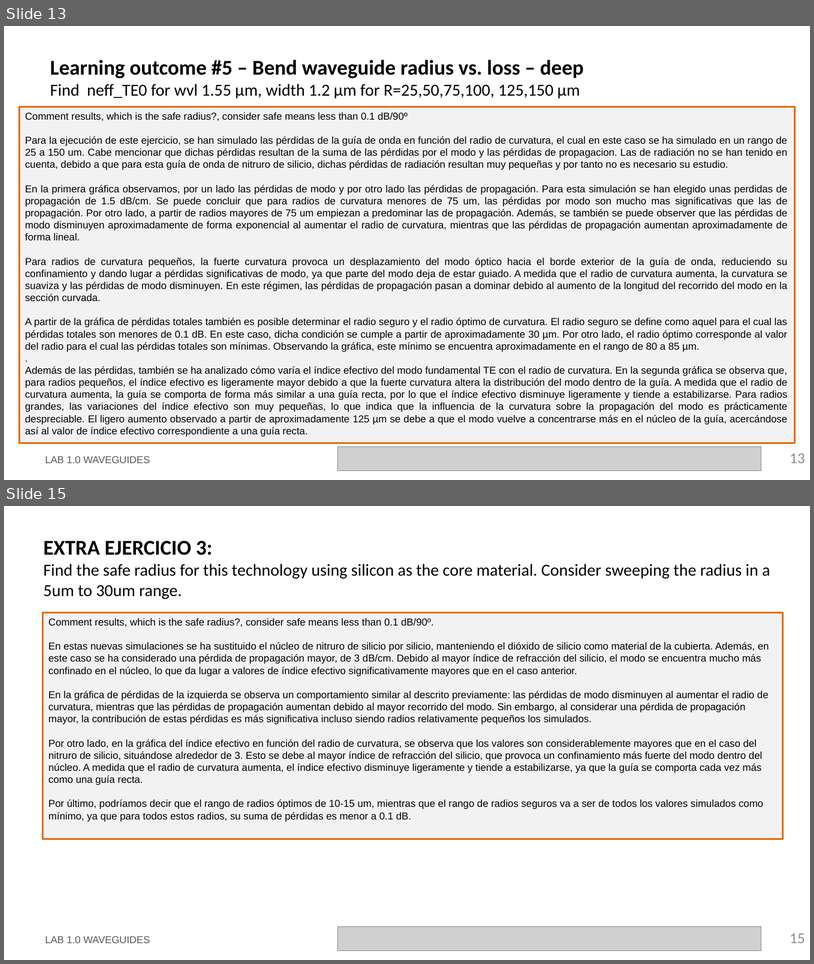
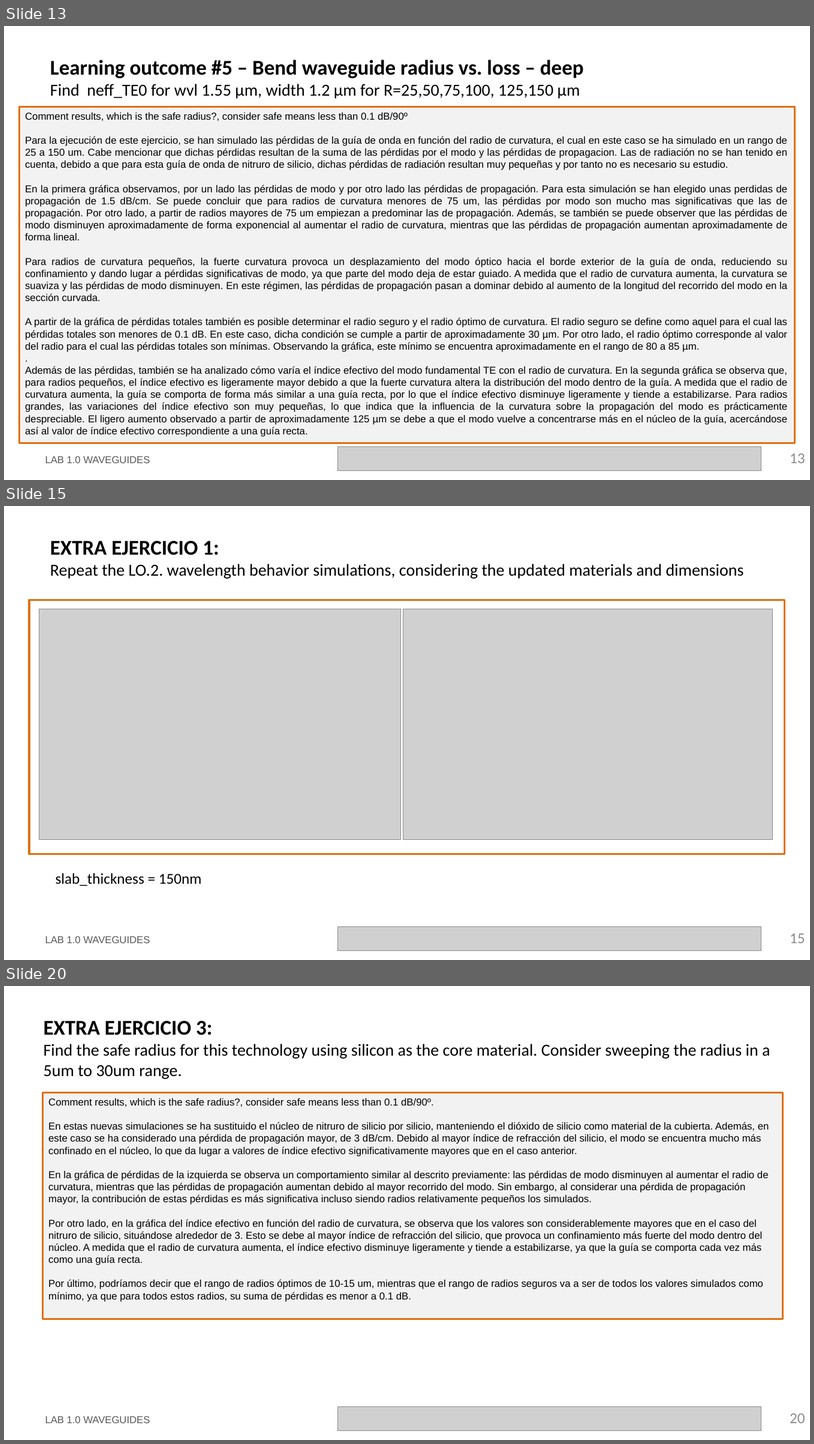
Before and after one commit to cccanvas-upv/cifoin-lab1, a slide deck: LabBook_10.pptx. Shown one above the other, each under a label of ours: slides 13 and 15 before the commit, slides 13, 15 and 20 after it; the slides between them are not shown. The pictures are 814x964 and 814x1444 pixels, drawn with LibreOffice and Linux fonts; fonts in the diff are those of the drawing; grey boxes stand for pictures; background and template pictures are left out. Boxes give left, top, right and bottom in pixels: in the first picture for what was removed or moved away, otherwise in the second. Text is boxed around its words. In the diff, an @@ line names an element or a change of style, - is before the commit and + after.

```diff
--- a/LabBook_10.pptx
+++ b/LabBook_10.pptx
@@ slide 15 added at (4, 506, 810, 960), background #FFFFFF @@
@@ title added at (50, 541, 744, 579), 20 pt, text #000000 @@
+EXTRA EJERCICIO 1:
+Repeat the LO.2. wavelength behavior simulations, considering the updated materials and dimensions
@@ rectangle added at (29, 600, 786, 854), outline #E0700D 2.25 pt @@
@@ picture added at (39, 609, 401, 840) @@
@@ picture added at (403, 609, 773, 840) @@
@@ text added at (56, 873, 202, 886), 18 pt, text #000000 @@
+slab_thickness = 150nm
@@ text added at (45, 936, 150, 943), 12 pt, text #585858 @@
+LAB 1.0 WAVEGUIDES
@@ picture added at (338, 927, 762, 951) @@
@@ page number added at (790, 933, 806, 943), 18 pt, text #8C8C8C @@
+15
@@ what was slide 15 is now slide 20 @@
@@ page number at (790, 1413, 806, 1423): text changed @@
-15
+20
```
Also in this commit, not shown: 4 slides changed, 4 other slides added, 1 other file.
